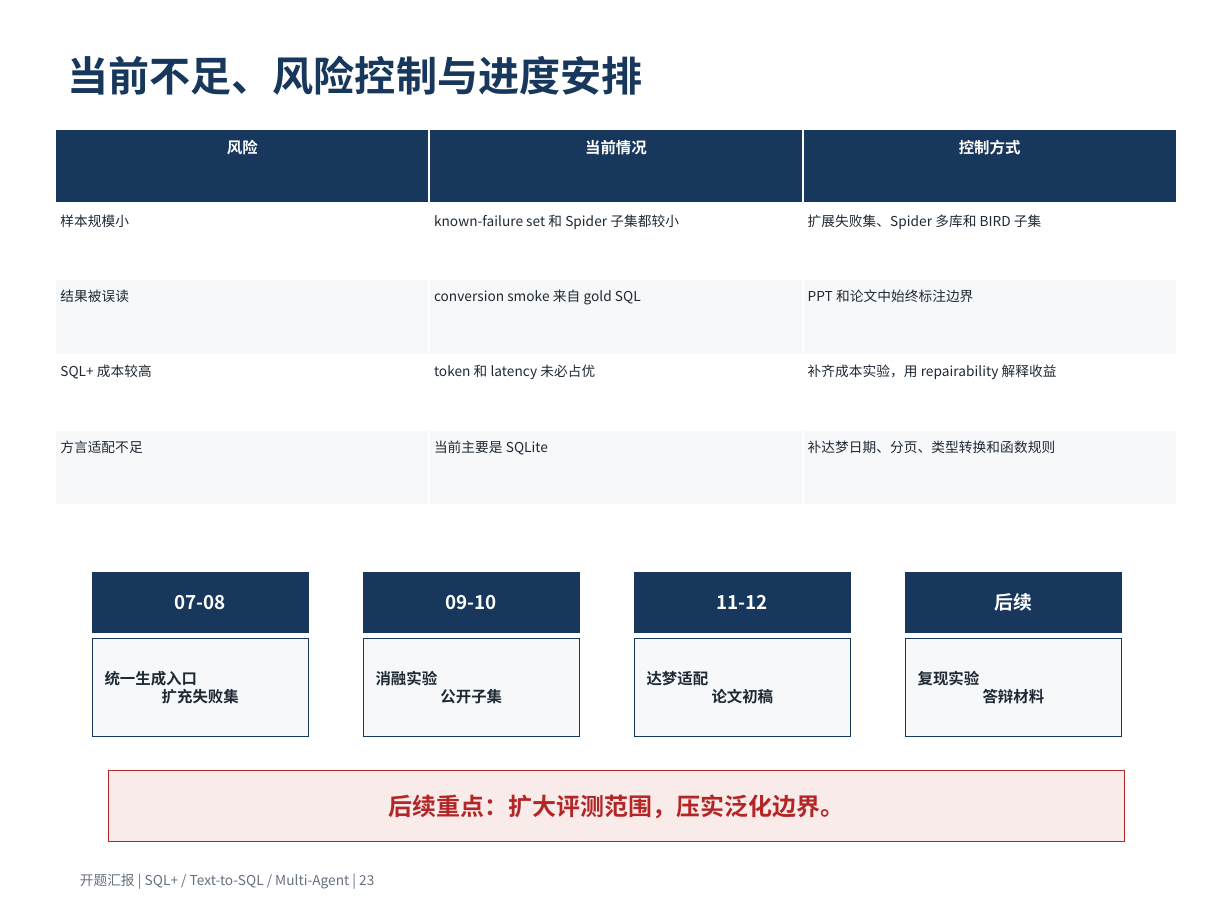
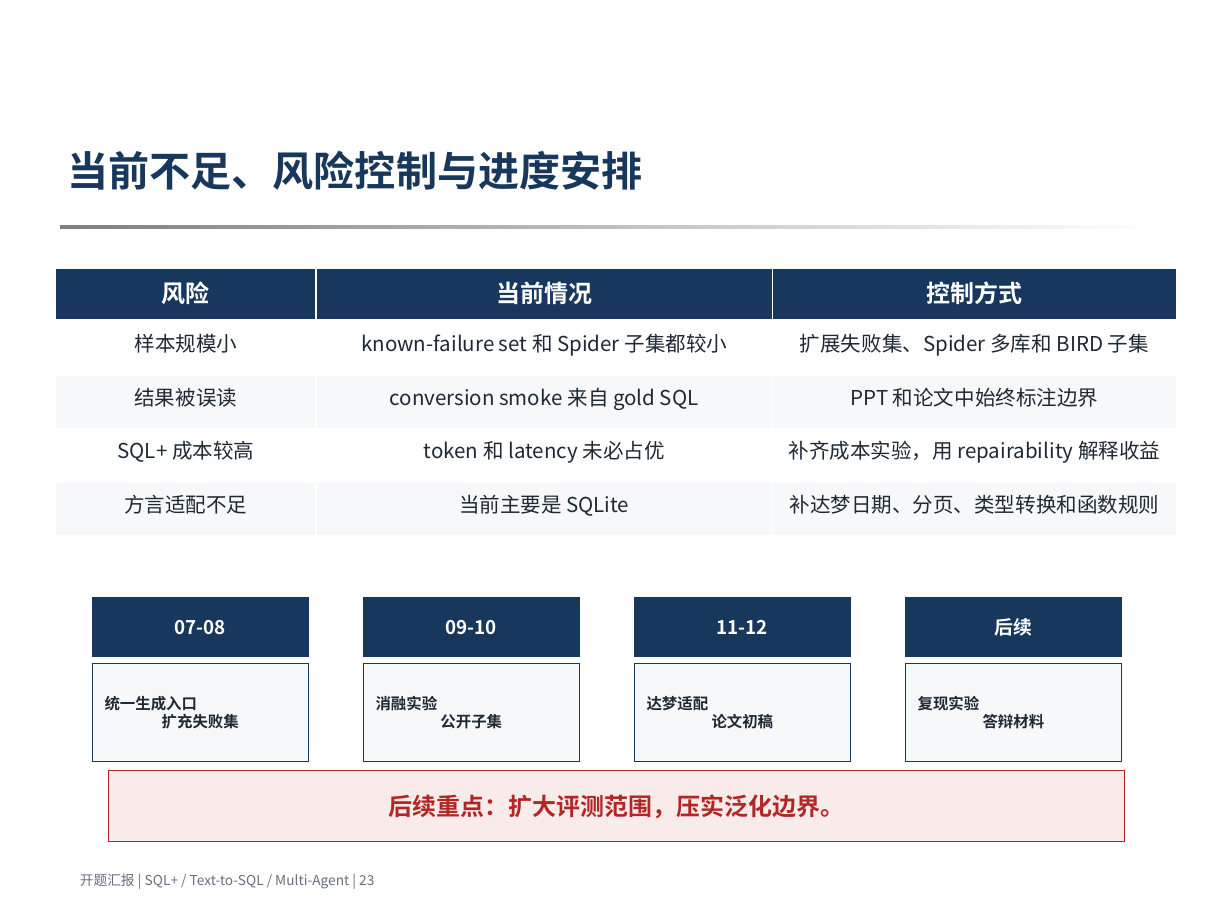
Before and after one commit to 3444374/nl2sql, a slide deck: slide 23 of docs/opening/opening_ppt_template_version_v4.pptx. Drawn at 1232x924 pixels with LibreOffice and Linux fonts; fonts in the diff are those of the drawing; background and template pictures are left out. Boxes give left, top, right and bottom in pixels: in the first picture for what was removed or moved away, otherwise in the second. Text is boxed around its words. In the diff, an @@ line names an element or a change of style, - is before the commit and + after.

```diff
--- a/docs/opening/opening_ppt_template_version_v4.pptx
+++ b/docs/opening/opening_ppt_template_version_v4.pptx
@@ text "当前不足、风险控制与进度安排": place and size @@
-text "当前不足、风险控制与进度安排" at [68,55,643,95]
+text "当前不足、风险控制与进度安排" at [68,150,643,190]
@@ table at [55,267,1177,535] @@
@@ size 9 to 14 pt in "风险", "当前情况", "控制方式" @@
@@ size 8 to 12 pt @@
@@ alignment left to centre @@
@@ table: place and size @@
-table at [55,129,1175,505]
+table at [55,267,1177,535]
@@ 8 rectangles: place and size @@
-8 rectangles at [92,573,1121,737]
+8 rectangles at [92,598,1121,761]
```
Also in this commit, not shown: 20 other slides changed, 4 slides added, 4 slides removed, 36 other files.
